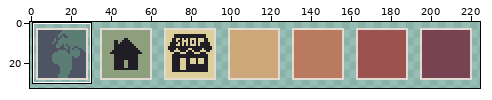
A pixel-art file gets an edit: godot/res/sprites/tilesets/teleporters.aseprite. The picture above shows the old version from afar; the outline marks the close-up.
Close-up. Old version:
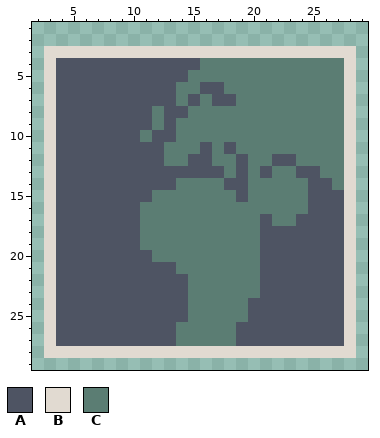
320x320 pixels, 1 frame. Shown: x 2..29, y 1..29. The wide view leaves out empty margins. The commit also changed other parts of the picture, which this record leaves out.
Palette (. is transparent): A #4e5463  B #e1dad1  C #5b7d73
Pixels before, first column x 3:
 3 BBBBBBBBBBBBBBBBBBBBBBBBBB
 4 BAAAAAAAAAAAACCCCCCCCCCCCB
 5 BAAAAAAAAAAACCCCCCCCCCCCCB
 6 BAAAAAAAAAACCAACCCCCCCCCCB
 7 BAAAAAAAAAACACAACCCCCCCCCB
 8 BAAAAAAAACAACCCCCCCCCCCCCB
 9 BAAAAAAAACACCCCCCCCCCCCCCB
10 BAAAAAAACAACCCCCCCCCCCCCCB
11 BAAAAAAAAACCCACACCCCCCCCCB
12 BAAAAAAAAACCAACCACCAACCCCB
13 BAAAAAAAAAAAAAACACACCAACCB
14 BAAAAAAAAAACCCCAACCCCCAACB
15 BAAAAAAAACCCCCCCACCCCCAAAB
16 BAAAAAAACCCCCCCCCCCCCCAAAB
17 BAAAAAAACCCCCCCCCCACCAAAAB
18 BAAAAAAACCCCCCCCCCAAAAAAAB
19 BAAAAAAACCCCCCCCCCAAAAAAAB
20 BAAAAAAAACCCCCCCCCAAAAAAAB
21 BAAAAAAAAAACCCCCCCAAAAAAAB
22 BAAAAAAAAAAACCCCCCAAAAAAAB
23 BAAAAAAAAAAACCCCCCAAAAAAAB
24 BAAAAAAAAAAACCCCCAAAAAAAAB
25 BAAAAAAAAAAACCCCCAAAAAAAAB
26 BAAAAAAAAAACCCCCAAAAAAAAAB
27 BAAAAAAAAAACCCCCAAAAAAAAAB
28 BBBBBBBBBBBBBBBBBBBBBBBBBB
The same view after the edit:
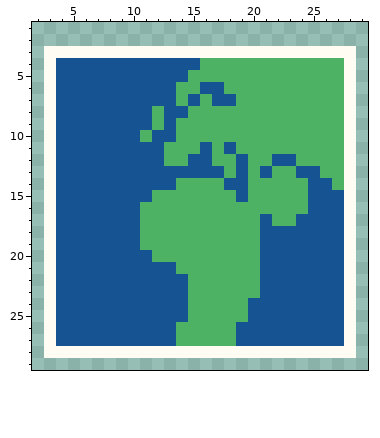
Change:
colour A: #4e5463 -> #155392
colour B: #e1dad1 -> #fffcf4
colour C: #5b7d73 -> #4db264
Where, in picture pixels (left, top, right, bottom), the same in both close-ups:
changed: (44, 46, 356, 358)
